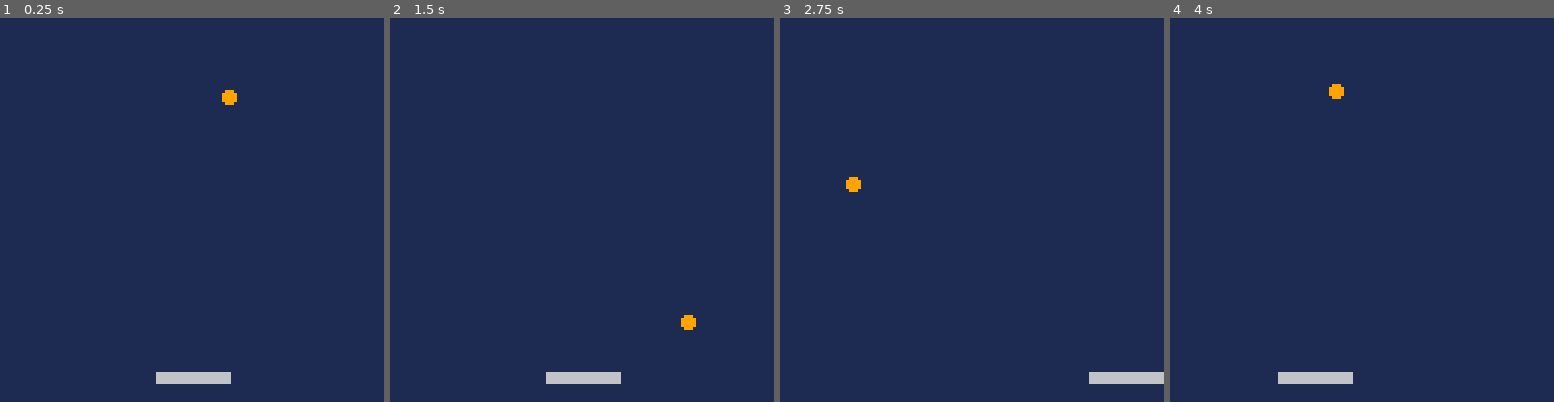
Above: before the commit, frames 1-4 (left to right).
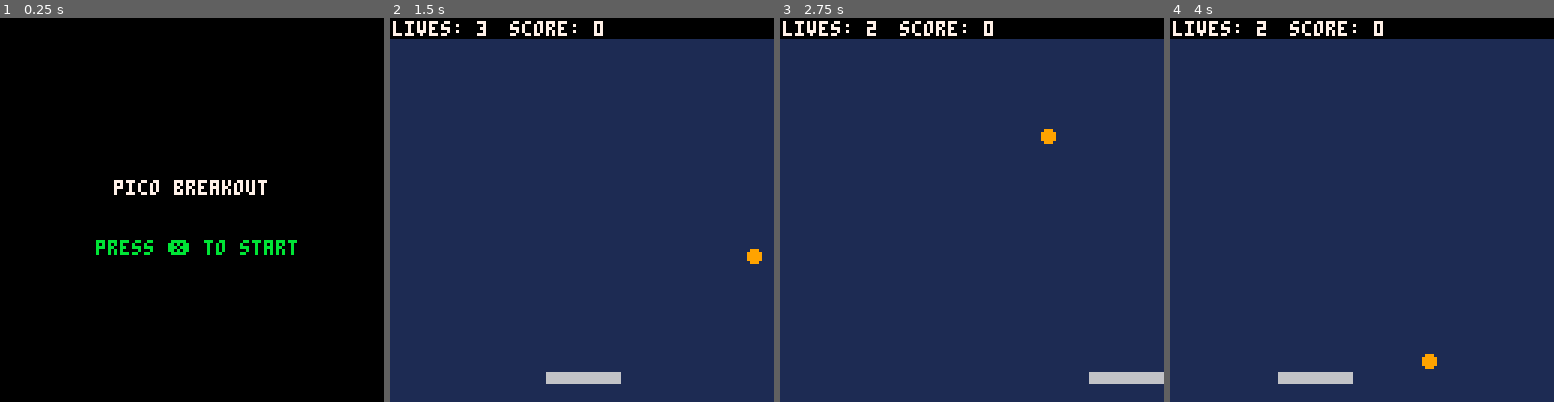
Above: after the commit, the same moments.

Repository: nicolasmbronner/pico-8
Game: PICO-8 cartridge breakout.p8
Same seed, same stepped clock (60 frames per second), same inputs: the game is played once before the commit and once after it.
Inputs:
- Up to frame 1 (0.25 s): no input
- Up to frame 2 (1.5 s): tap X (X key) at 0.33, 1.07 s; tap O (Z key) at 0.7 s
- Up to frame 3 (2.75 s): hold Right 1.6-2.1 s; tap O (Z key) at 1.7, 2.1, 2.5 s; tap X (X key) at 1.85 s; hold Up 2.15-2.42 s; hold Right from 2.47 s (still down)
- Up to frame 4 (4 s): tap O (Z key) at 2.9, 3.3, 3.7 s; tap X (X key) at 2.97 s; release Right at 3.03 s; hold Left 3.08-3.58 s; hold Down 3.63-3.97 s

The runs differ from the first frame. In frame 1, 100% of the frame differs, in the area x 0-100%, y 0-100%; in frame 2, 5.7%; in frame 3, 5.7%; in frame 4, 5.7%.

Commit message:
Game Modes, Lives, Score Implemented
Now the game have 3 modes: Start, Game, and Game Over. When we are at the Start or Game Over Mode, we just press X to start game.
When we hit the pad with the ball, we get one point, and when the ball hit the bottom of the screen, we loose a life. When we start the game, we have 3 lives and a score of 0.

Diff:
--- a/breakout.p8
+++ b/breakout.p8
@@ -1,20 +1,20 @@
 pico-8 cartridge // http://www.pico-8.com
 version 42
 __lua__
---next breakout #9
+--next breakout #10
 
 --goals
 -- 4.levels
---				generate level patterns
---				stage clearing
---	5.different bricks
---	6.powups
+--    generate level patterns
+--    stage clearing
+-- 5.different bricks
+-- 6.powups
 -- 7.juiciness
---				arrow anim
---				text blinking
---				particles
---				screenshakes
---	8.high score
+--    arrow anim
+--    text blinking
+--    particles
+--    screenshakes
+-- 8.high score
 
 --debug (end of course!)
 -- ◆never u-turn ball
@@ -30,34 +30,77 @@
 	cls()
 
 	--ball
+	ball_x_start=60
+	ball_dx_start=1
+	ball_y_start=10
+	ball_dy_start=1
+
 	ball_x=60
-	ball_dx=1 --delta
+	ball_dx=1   --delta
 	ball_y=10
 	ball_dy=1
-	ball_r=2 			--radius
-	ball_c=9 			--color
+	ball_r=2    --radius
+	ball_c=9    --color
 
 	--paddle
 	pad_x=52
 	pad_y=118
-	pad_dx=0 			--delta
-	pad_w=24 			--width
-	pad_h=3 				--height
-	pad_s=2 				--speed
-	pad_d=1.3 		--deceleration
-	pad_c=6 				--color
+	pad_dx=0    --delta
+	pad_w=24    --width
+	pad_h=3     --height
+	pad_s=2     --speed
+	pad_d=1.3   --deceleration
+	pad_c=6     --color
 	pad_nor=6   --normal color
 	pad_nohit=11--no hit color
-	pad_hit=8			--colision color
+	pad_hit=8   --colision color
+
+	--game mode
+	mode="start"
 
 	--screen
 	screen_c=1
 
+	--gameplay
+	lives_start=3
+	lives=3
+	score=0
 end --_init()
 
 
 
+------ functions update ------
+
+
+
 function _update60()
+	if mode=="game" then
+		update_game()
+	elseif mode=="start" then
+		update_start()
+	elseif mode=="gameover" then
+		update_gameover()
+	end
+end --_update60()
+
+
+
+function update_start()
+	if btn(❎) then
+		startgame()
+	end
+end --update_start
+
+
+function update_gameover()
+	if btn(❎) then
+		startgame()
+	end
+end --update_gameover
+
+
+
+function update_game()
 	local buttpress=false
 	local nextx,nexty
 
@@ -89,17 +132,28 @@
 	nexty=ball_y+ball_dy
 
 	--ball horizontal boundaries
-	if nextx>125	or nextx<2 then
+	if nextx>125 or nextx<2 then
 		nextx=mid(0,nextx,127) --oos
 		ball_dx=-ball_dx --rev.hor
 		sfx(0)
 	end
 
 	--ball vertical boundaries
-	if nexty>125	or nexty<2 then
+	if nexty<9 then
 	nexty=mid(0,nexty,127) --oos
 		ball_dy=-ball_dy --rev.vert
 		sfx(0)
+	end
+
+	--ball lost ⬇️
+	if nexty>125 then
+		sfx(2)
+		lives-=1
+		if lives<0 then
+			gameover()
+		else
+			serveball()
+		end
 	end
 
 	--ball/pad collision test
@@ -134,17 +188,70 @@
 		end
 
 		sfx(1)
+		score+=1
 
 	end --if ball_col()
 
-	--update ball position
+	--update game position
 	ball_x+=ball_dx
 	ball_y+=ball_dy
-end --_update60()
+end --update_game()
+
+
+
+------ functions draw ------
 
 
 
 function _draw()
+	if mode=="game" then
+	draw_game()
+	elseif mode=="start" then
+		draw_start()
+	elseif mode=="gameover" then
+		draw_gameover()
+	end
+end --_draw
+
+
+
+function draw_start()
+	local screen_w=128
+	local screen_h=128
+
+	cls()
+
+	--centered game title
+	print("pico breakout",
+	64-#"pico breakout"*2,
+	screen_h/2-10,7)
+
+	--centered instructions
+	print("press ❎ to start",
+	64-#"press ❎ to start"*2,
+	screen_h/2+10,11)
+end --draw_start()
+
+
+
+function draw_gameover()
+	local screen_w=128
+	local screen_h=128
+
+	rectfill(0,60,128,74,0)
+
+	print("game over",
+	64-#"game over"*2,62,7)
+
+	print("press ❎ to restart",
+	64-#"press ❎ to restart"*2,
+	68,6)
+
+end --draw_gameover()
+
+
+
+function draw_game()
 	cls(screen_c)
 
 	--ball draw
@@ -156,17 +263,49 @@
 	pad_x,pad_y,pad_x+pad_w,
 	pad_y+pad_h,pad_c)
 
-end --_draw
+	--lives
+	rectfill(0,0,128,6,0)
+	print("lives: "..lives,1,1,7)
+
+	--score
+	print("score: "..score,40,1,7)
+end --draw_game()
 
 
 
 ------ functions ------
 
 
-
---check collision of the ball
---with a rectangle (box)
---by elimination
+--start game
+
+function startgame()
+	mode="game"
+	lives=lives_start
+	score=0
+	serveball()
+end --startgame()
+
+
+
+--serve the ball
+
+function serveball()
+	ball_x=ball_x_start
+	ball_y=ball_y_start
+	ball_dx=ball_dx_start
+	ball_dy=ball_dy_start
+end
+
+
+
+--game over
+function gameover()
+	mode="gameover"
+end
+
+
+
+--ball collision
 
 --nx=nextx, ny=nexty, t=target
 function ball_col(
Not shown, changed: the sound effects (__sfx__) section of breakout.p8
